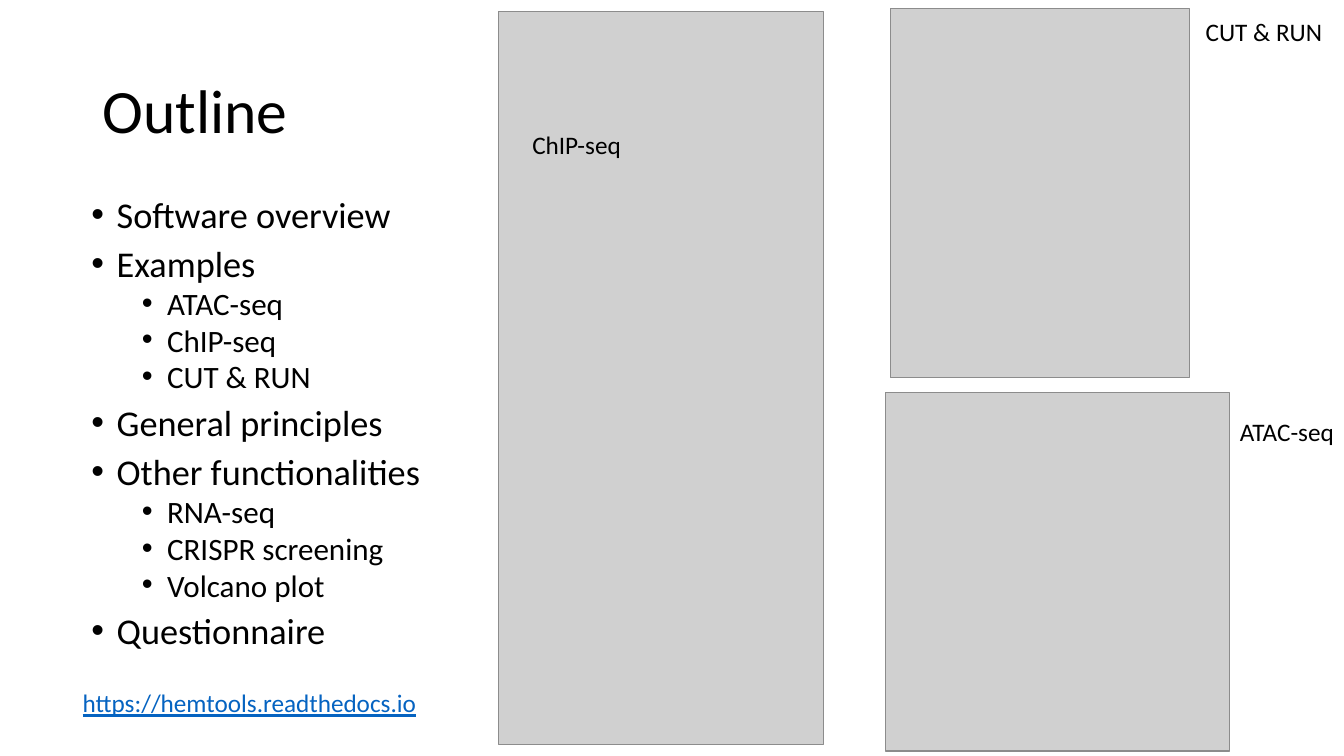
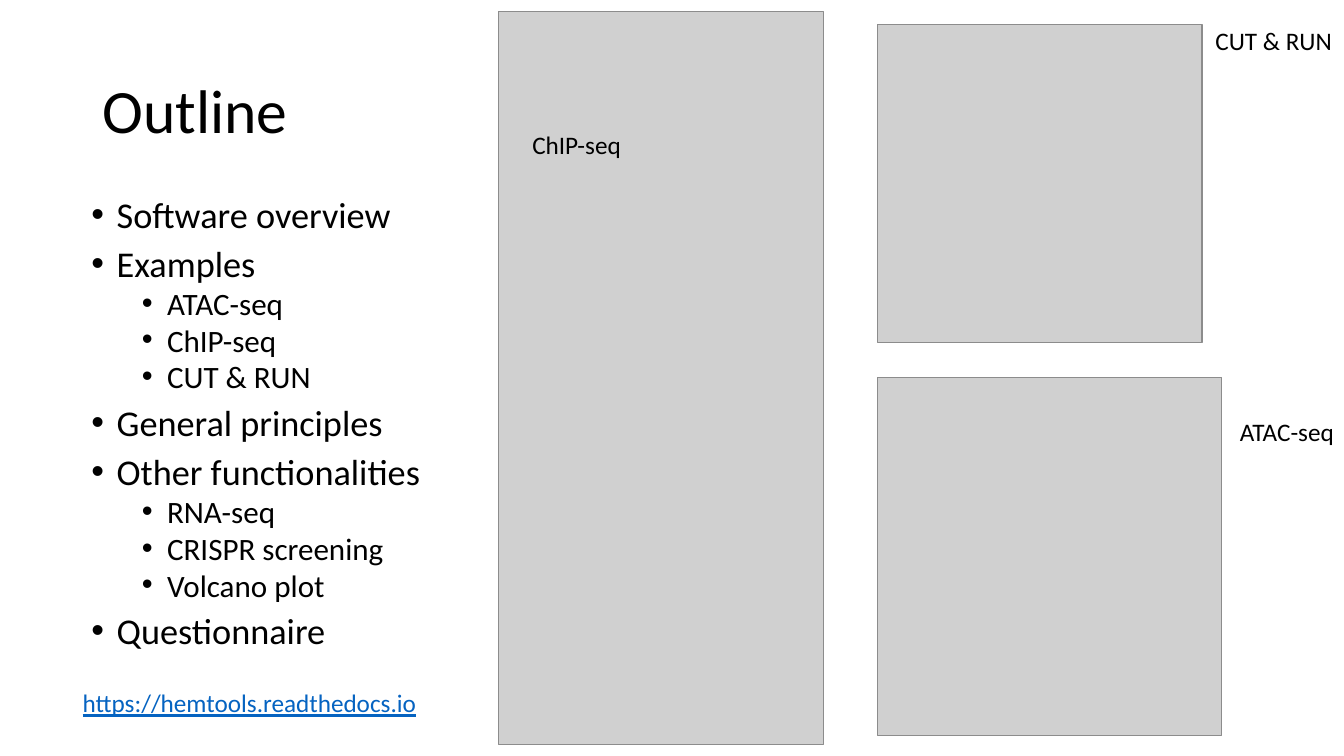
Before and after one commit to YichaoOU/HemTools, a slide deck: slide 2 of HemTools Tutorial.pptx. Drawn at 1344x756 pixels with LibreOffice and Linux fonts; fonts in the diff are those of the drawing; grey boxes stand for pictures. Boxes give left, top, right and bottom in pixels: in the first picture for what was removed or moved away, otherwise in the second. Text is boxed around its words. In the diff, an @@ line names an element or a change of style, - is before the commit and + after.

```diff
--- a/HemTools Tutorial.pptx
+++ b/HemTools Tutorial.pptx
@@ picture: place and size @@
-picture at <box>890,9,1190,378</box>
+picture at <box>878,25,1203,343</box>
@@ text "CUT & RUN": place and size @@
-text "CUT & RUN" at <box>1206,24,1322,42</box>
+text "CUT & RUN" at <box>1215,33,1332,51</box>
@@ picture: place and size @@
-picture at <box>885,393,1230,751</box>
+picture at <box>878,377,1223,735</box>
```
Also in this commit, not shown: 1 other slide changed, 10 other files.
